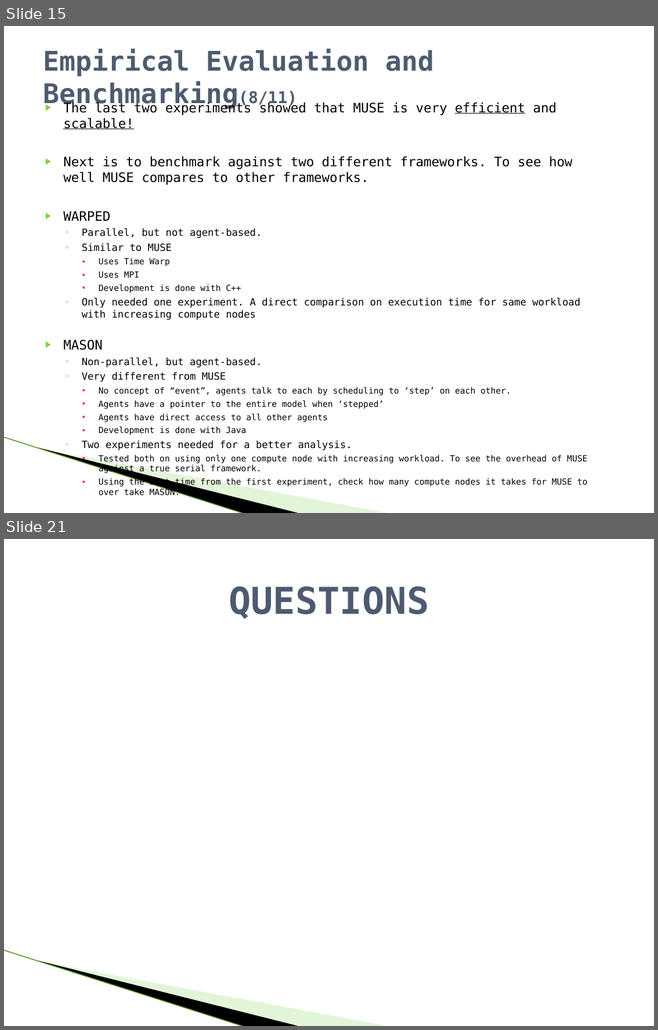
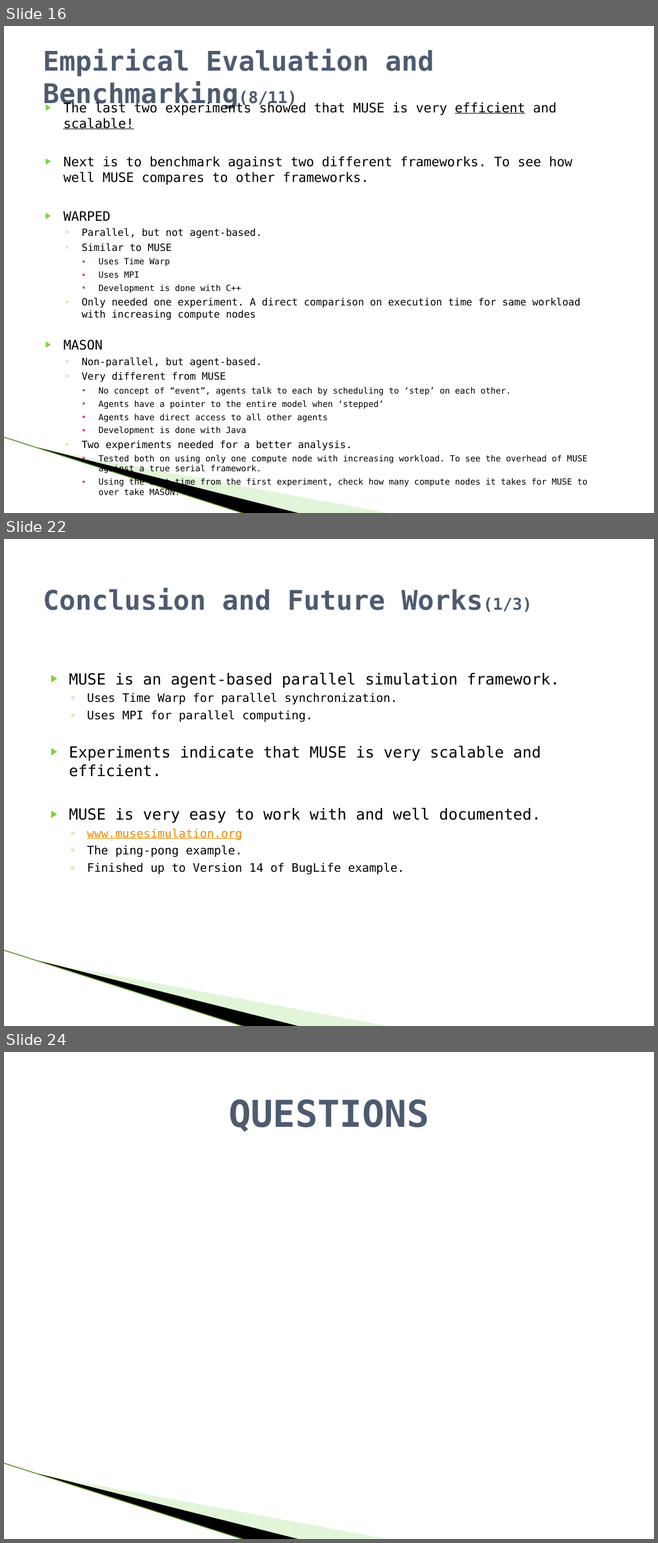
Before and after one commit to raodj/muse, a slide deck: Thesis/MUSE_Defense_presentation.pptx. Shown one above the other, each under a label of ours: slides 15 and 21 before the commit, slides 16, 22 and 24 after it; the slides between them are not shown. The pictures are 658x1030 and 658x1543 pixels, drawn with LibreOffice and Linux fonts; fonts in the diff are those of the drawing; background and template pictures are left out. Boxes give left, top, right and bottom in pixels: in the first picture for what was removed or moved away, otherwise in the second. Text is boxed around its words. In the diff, an @@ line names an element or a change of style, - is before the commit and + after.

```diff
--- a/Thesis/MUSE_Defense_presentation.pptx
+++ b/Thesis/MUSE_Defense_presentation.pptx
@@ slide 22 added at <box>4,539,654,1026</box>, background #FFFFFF; not listed: 3 template elements that a slide beside it also shows @@
@@ title added at <box>43,588,532,612</box>, 30 pt, text #4E5B6F, bold @@
+Conclusion and Future Works(1/3)
@@ text added at <box>69,672,559,875</box>, 13 pt, text #000000 @@
+▶ MUSE is an agent-based parallel simulation framework.
+  ◦ Uses Time Warp for parallel synchronization.
+  ◦ Uses MPI for parallel computing.
+▶ Experiments indicate that MUSE is very scalable and efficient.
+▶ MUSE is very easy to work with and well documented.
+  ◦ www.musesimulation.org
+  ◦ The ping-pong example.
+  ◦ Finished up to Version 14 of BugLife example.
@@ what was slide 15 is now slide 16 @@
@@ what was slide 21 is now slide 24 @@
```
Also in this commit, not shown: 9 slides changed, 2 other slides added.
